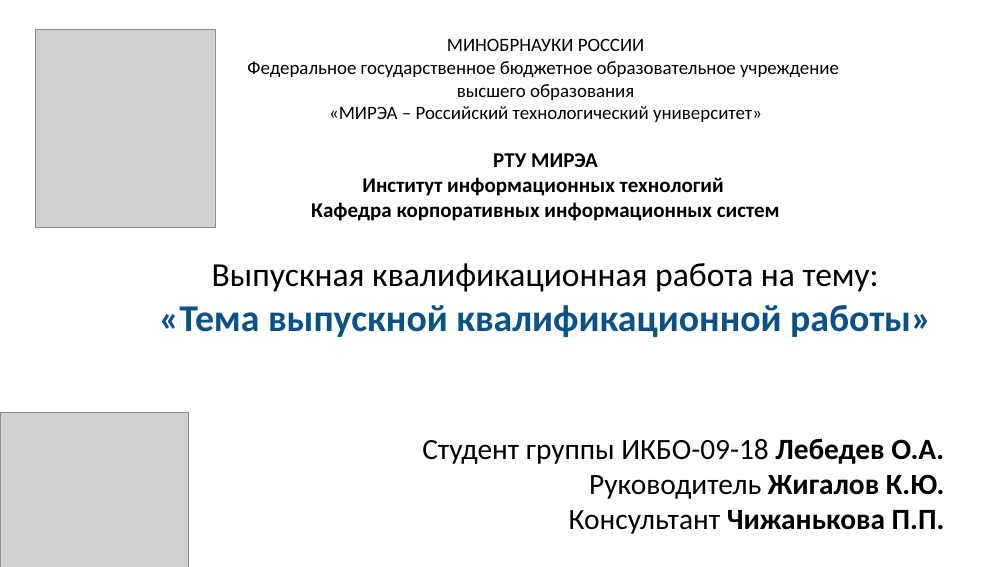
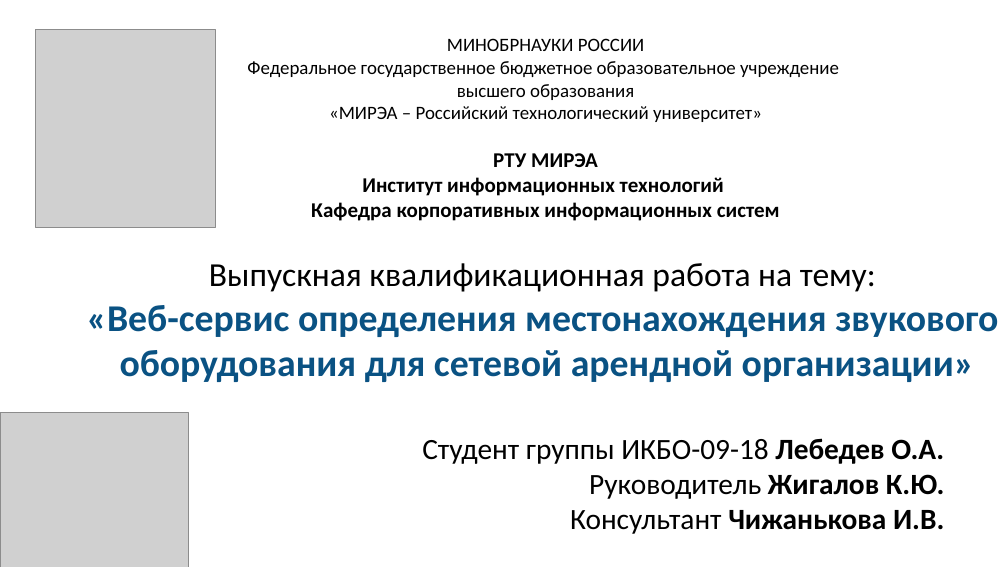
Before and after one commit to LebedevOleg/VKR_2022, a slide deck: slide 1 of Prezentatsia_VKR_2022.pptx. Drawn at 1008x567 pixels with LibreOffice and Linux fonts; fonts in the diff are those of the drawing; grey boxes stand for pictures. Boxes give left, top, right and bottom in pixels: in the first picture for what was removed or moved away, otherwise in the second. Text is boxed around its words. In the diff, an @@ line names an element or a change of style, - is before the commit and + after.

```diff
--- a/Prezentatsia_VKR_2022.pptx
+++ b/Prezentatsia_VKR_2022.pptx
@@ text "Выпускная квалификационная работа на тему:": place and size @@
-text "Выпускная квалификационная работа на тему:" at box(159, 263, 931, 337)
+text "Выпускная квалификационная работа на тему:" at box(87, 263, 998, 382)
@@ text at box(87, 305, 998, 382): text changed @@
-«Тема выпускной квалификационной работы»
+«Веб-сервис определения местонахождения звукового
+оборудования для сетевой арендной организации»
@@ text at box(570, 510, 944, 534): text changed @@
-Консультант Чижанькова П.П.
+Консультант Чижанькова И.В.
```
Also in this commit, not shown: 5 other slides changed, 7 slides added, 6 slides removed, 4 other files.
